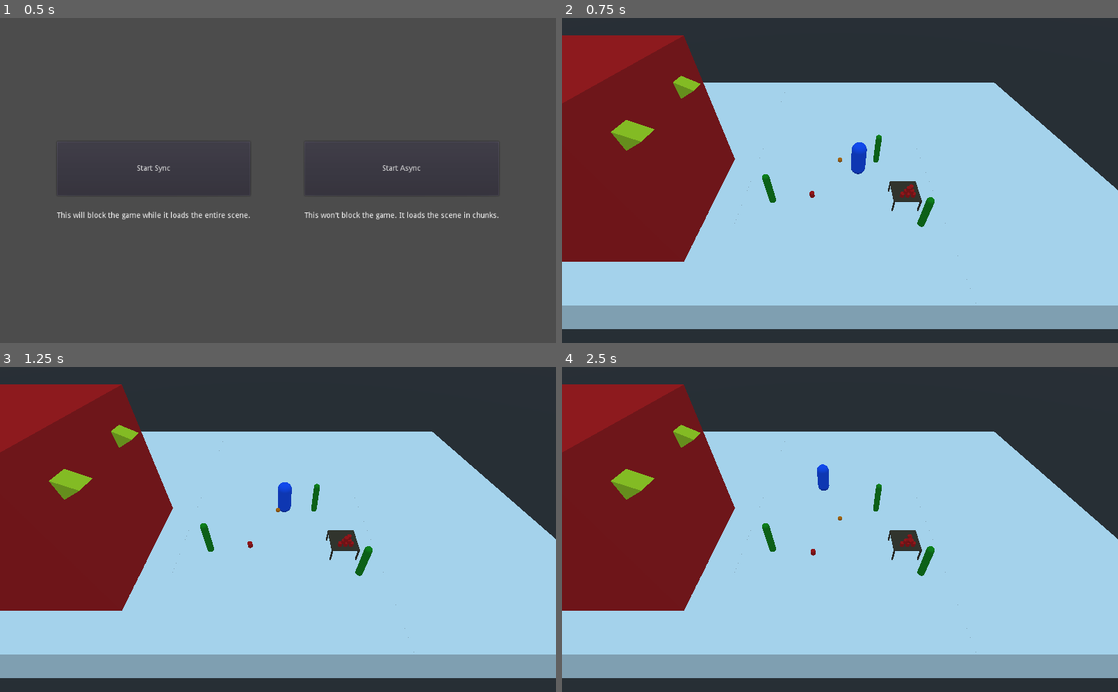
Above: before the commit, frames 1-4 (two rows, left to right).
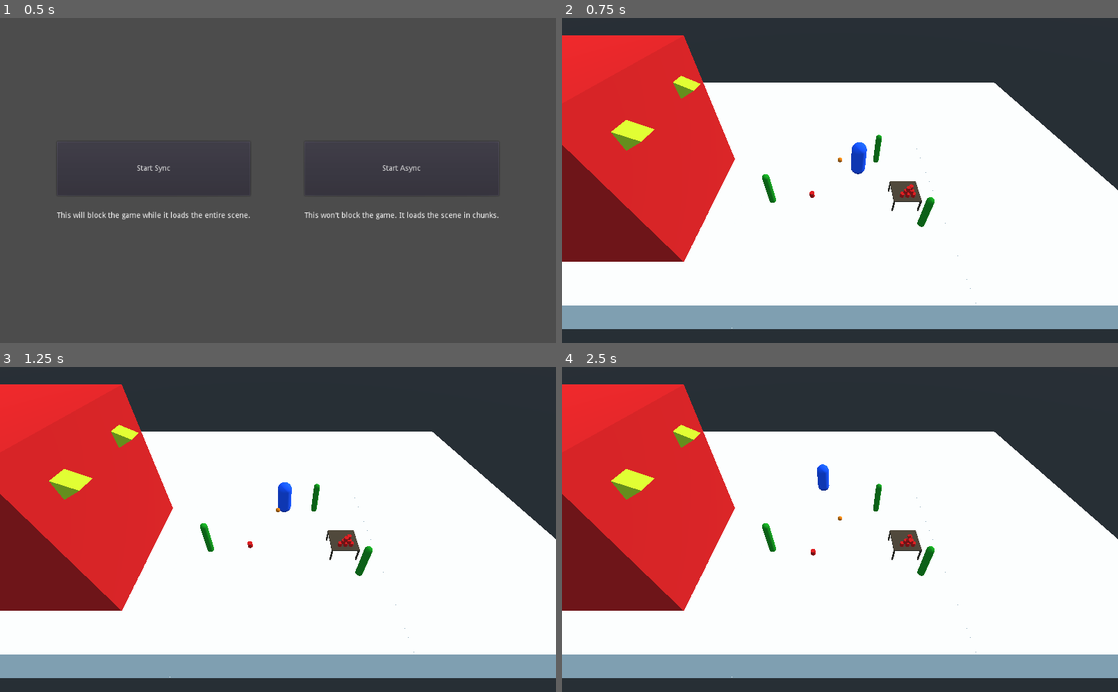
Above: after the commit, the same moments.

Repository: ImmersiveRPG/GodotAsyncLoader
Game: Godot game, scene res://src/Start/Start.tscn
Two runs of this game, one before a commit and one after it. Both use one fixed random seed, a clock stepped at 60 frames per second and the inputs below.
Inputs:
- Up to frame 1 (0.5 s): no input
- Up to frame 2 (0.75 s): click "Start Sync" at 0.5 s
- Up to frame 3 (1.25 s): no input
- Up to frame 4 (2.5 s): tap Enter at 2 s

Frame 1 is identical in both runs. In frame 2, 64% of the frame differs, in the area x 0-100%, y 5-96%; in frame 3, 64%; in frame 4, 64%.

Commit message:
Added light to example scene

Diff:
--- a/project/src/World/World.tscn
+++ b/project/src/World/World.tscn
@@ -120,3 +120,6 @@
 
 [node name="NPC" parent="." instance=ExtResource( 7 )]
 transform = Transform( 1, 0, 0, 0, 1, 0, 0, 0, 1, 31, 52, 0 )
+
+[node name="DirectionalLight" type="DirectionalLight" parent="."]
+transform = Transform( -0.238106, -0.652098, 0.719773, -0.254325, 0.757091, 0.601775, -0.93735, -0.0397702, -0.346113, 375, 508, -383 )
